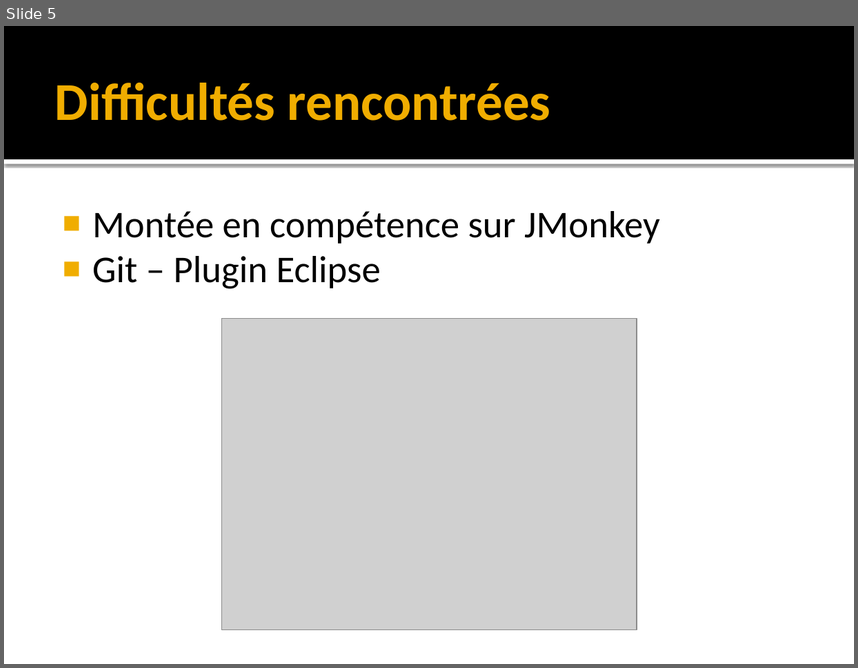
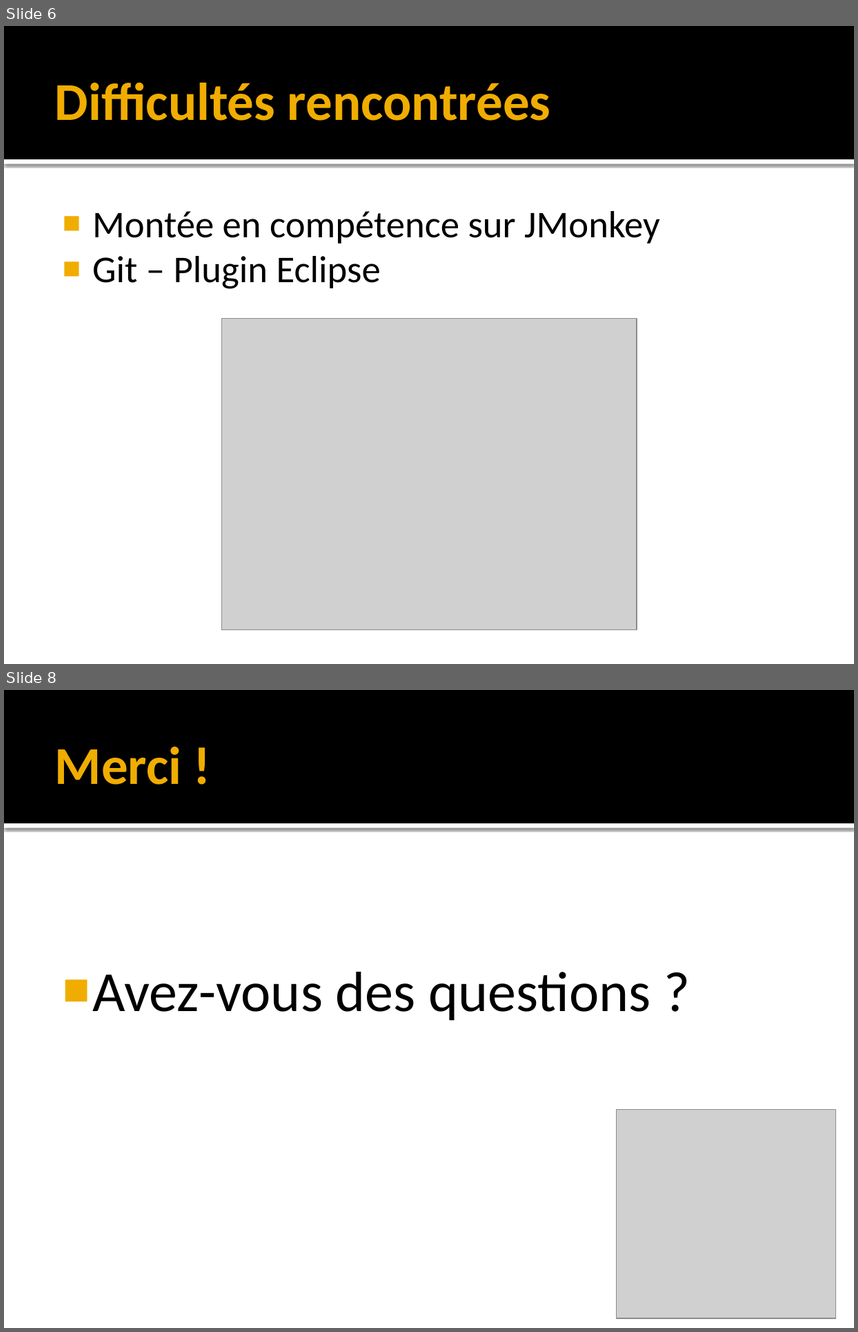
Before and after one commit to Louspirit/MiniCraft, a slide deck: doc/Presentation_Minicraft.pptx. Shown one above the other, each under a label of ours: slide 5 before the commit, slides 6 and 8 after it; the slides between them are not shown. The pictures are 858x668 and 858x1332 pixels, drawn with LibreOffice and Linux fonts; fonts in the diff are those of the drawing; grey boxes stand for pictures. Boxes give left, top, right and bottom in pixels: in the first picture for what was removed or moved away, otherwise in the second. Text is boxed around its words. In the diff, an @@ line names an element or a change of style, - is before the commit and + after.

```diff
--- a/doc/Presentation_Minicraft.pptx
+++ b/doc/Presentation_Minicraft.pptx
@@ slide 8 added at box(4, 690, 854, 1328), background #FFFFFF; not listed: 2 template elements that a slide beside it also shows @@
@@ title added at box(55, 747, 181, 785), 45 pt, text #F0AD00, bold @@
+Merci !
@@ text added at box(92, 972, 651, 1021), 48 pt, text #000000 @@
+■ Avez-vous des questions ?
@@ picture added at box(616, 1109, 835, 1318) @@
@@ what was slide 5 is now slide 6 @@
```
Also in this commit, not shown: 4 slides changed, 1 other slide added.
